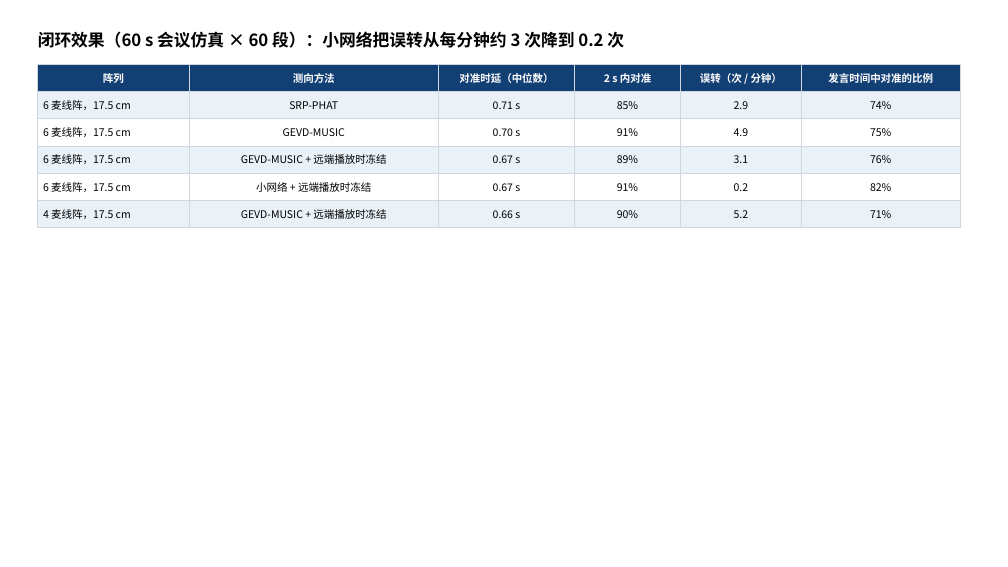
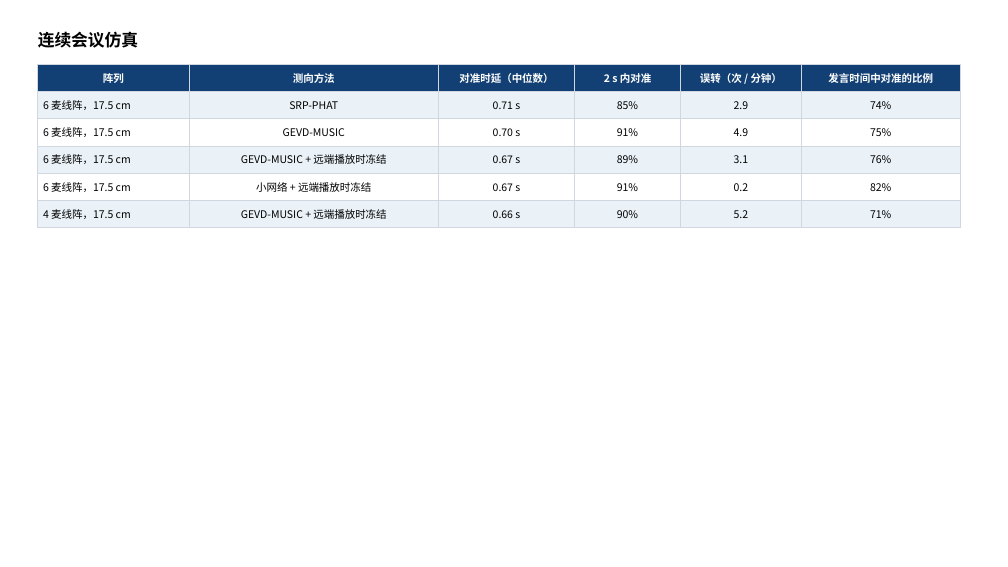
Before and after one commit to ZeroFoxxi/ssl-scene1, a slide deck: slide 3 of 01_场景一_摄像头声源定位/方案选型/场景一进展_会议室换人测向.pptx. Drawn at 1008x567 pixels with LibreOffice and Linux fonts; fonts in the diff are those of the drawing. Boxes give left, top, right and bottom in pixels: in the first picture for what was removed or moved away, otherwise in the second. Text is boxed around its words. In the diff, an @@ line names an element or a change of style, - is before the commit and + after.

```diff
--- a/01_场景一_摄像头声源定位/方案选型/场景一进展_会议室换人测向.pptx
+++ b/01_场景一_摄像头声源定位/方案选型/场景一进展_会议室换人测向.pptx
@@ text at [38, 31, 138, 48]: text changed @@
-闭环效果（60 s 会议仿真 × 60 段）：小网络把误转从每分钟约 3 次降到 0.2 次
+连续会议仿真
```
Also in this commit, not shown: 3 other slides changed, 9 other files.
